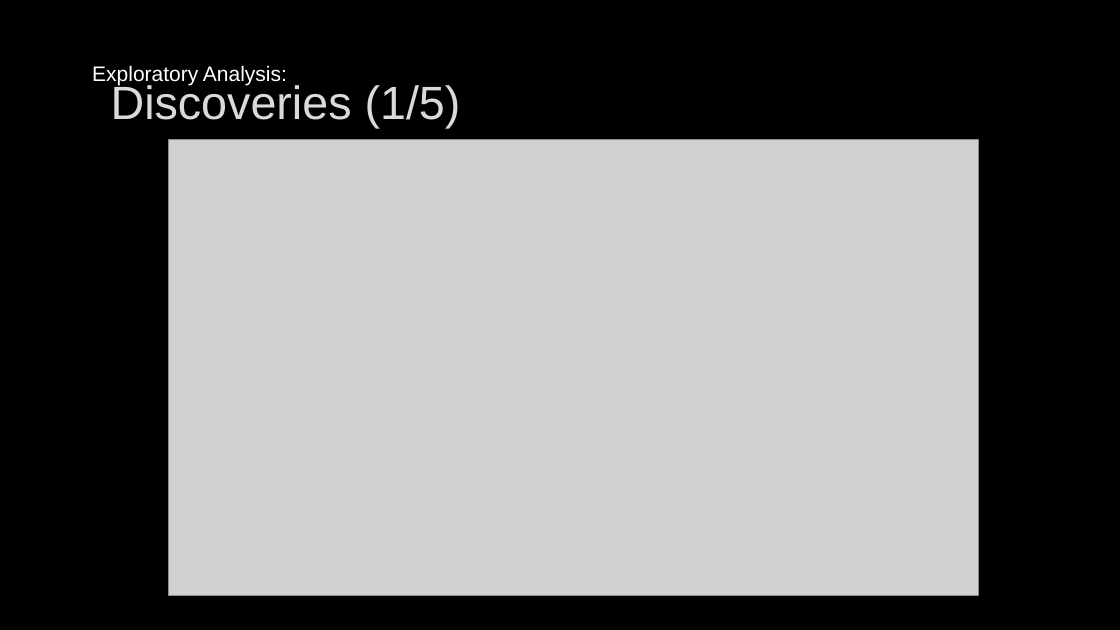
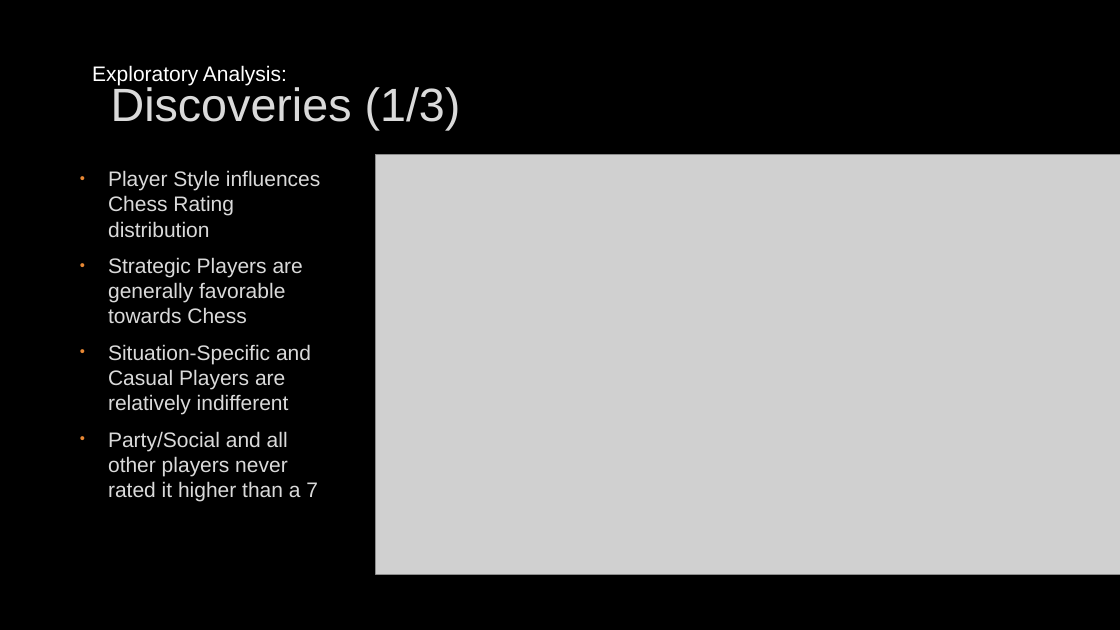
Before and after one commit to sevenwwu/sevenwwu.github.io, a slide deck: slide 7 of write-ups/presentation.pptx. Drawn at 1120x630 pixels with LibreOffice and Linux fonts; fonts in the diff are those of the drawing; grey boxes stand for pictures; background and template pictures are left out. Boxes give left, top, right and bottom in pixels: in the first picture for what was removed or moved away, otherwise in the second. Text is boxed around its words. In the diff, an @@ line names an element or a change of style, - is before the commit and + after.

```diff
--- a/write-ups/presentation.pptx
+++ b/write-ups/presentation.pptx
@@ title at [111, 85, 461, 131]: text changed @@
-Discoveries (1/5)
+Discoveries (1/3)
@@ text added at [108, 170, 321, 502], 18 pt, text #DADADA @@
+• Player Style influences Chess Rating distribution
+• Strategic Players are generally favorable towards Chess
+• Situation-Specific and Casual Players are relatively indifferent
+• Party/Social and all other players never rated it higher than a 7
@@ picture: place and size @@
-picture at [169, 139, 979, 596]
+picture at [376, 155, 1120, 575]
```
Also in this commit, not shown: 4 other slides changed, 1 slide added, 3 slides removed.
